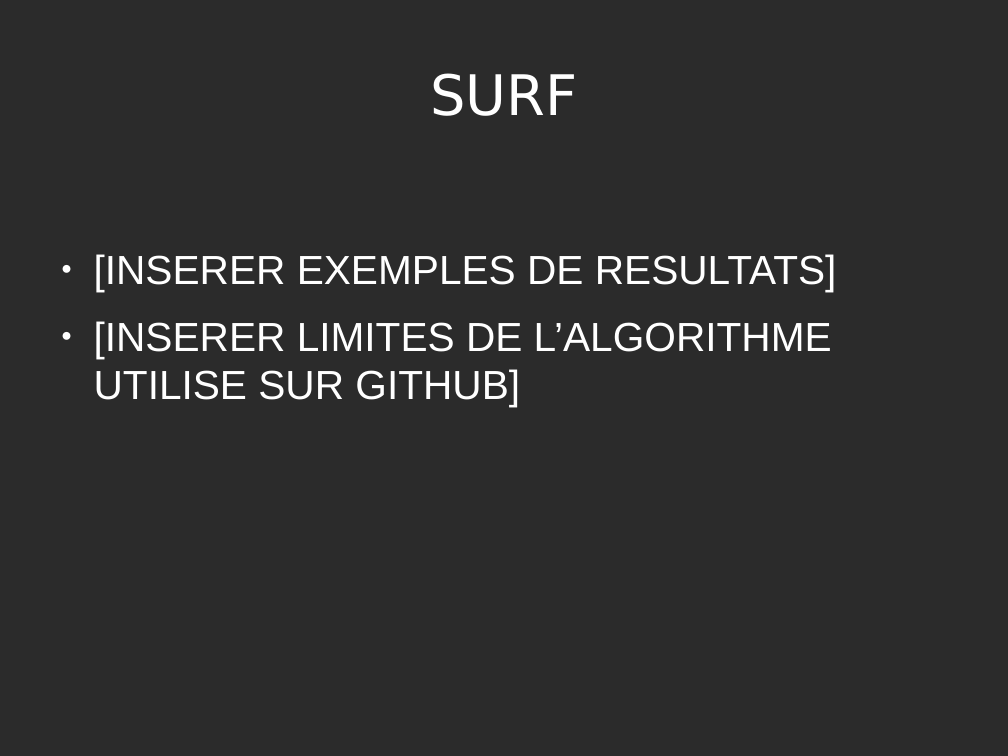
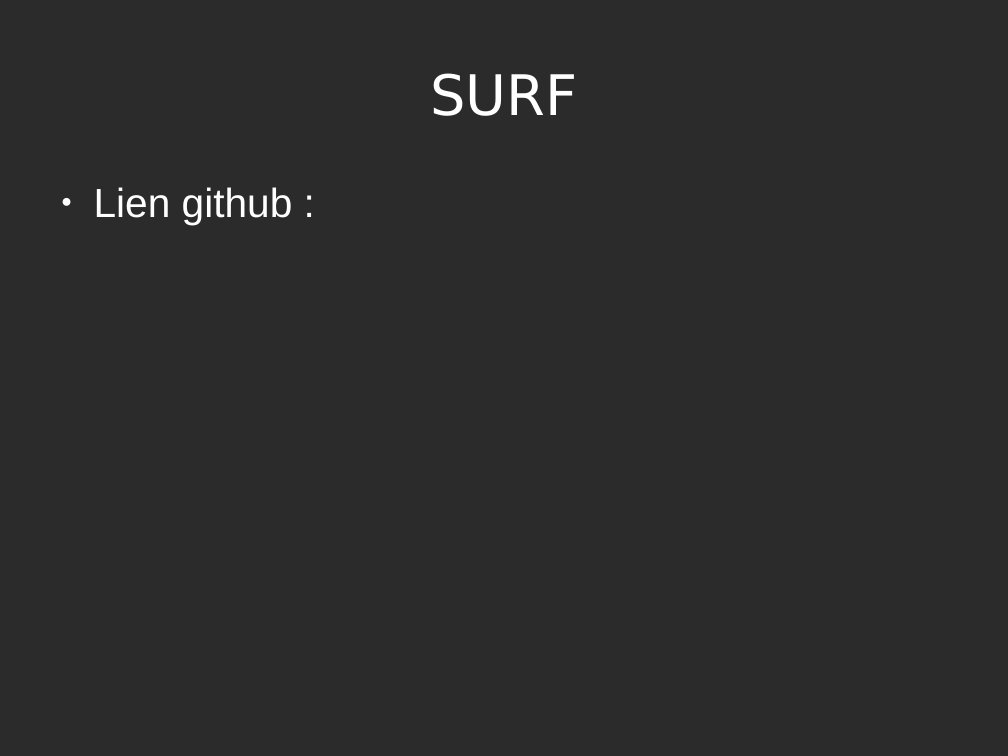
Before and after one commit to todorico/EPC, a slide deck: slide 8 of Presentation.odp (slide 4 before the commit). Drawn at 1008x756 pixels with LibreOffice and Linux fonts; fonts in the diff are those of the drawing; background and template pictures are left out; a plain dark background stands for a picture behind light text. Boxes give left, top, right and bottom in pixels: in the first picture for what was removed or moved away, otherwise in the second. Text is boxed around its words. In the diff, an @@ line names an element or a change of style, - is before the commit and + after.

```diff
--- a/Presentation.odp
+++ b/Presentation.odp
@@ text at (94, 187, 293, 225): text changed @@
-● [INSERER EXEMPLES DE RESULTATS]
-● [INSERER LIMITES DE L’ALGORITHME UTILISE SUR GITHUB]
+● Lien github :
```
Also in this commit, not shown: 2 other slides changed, 4 slides added.
